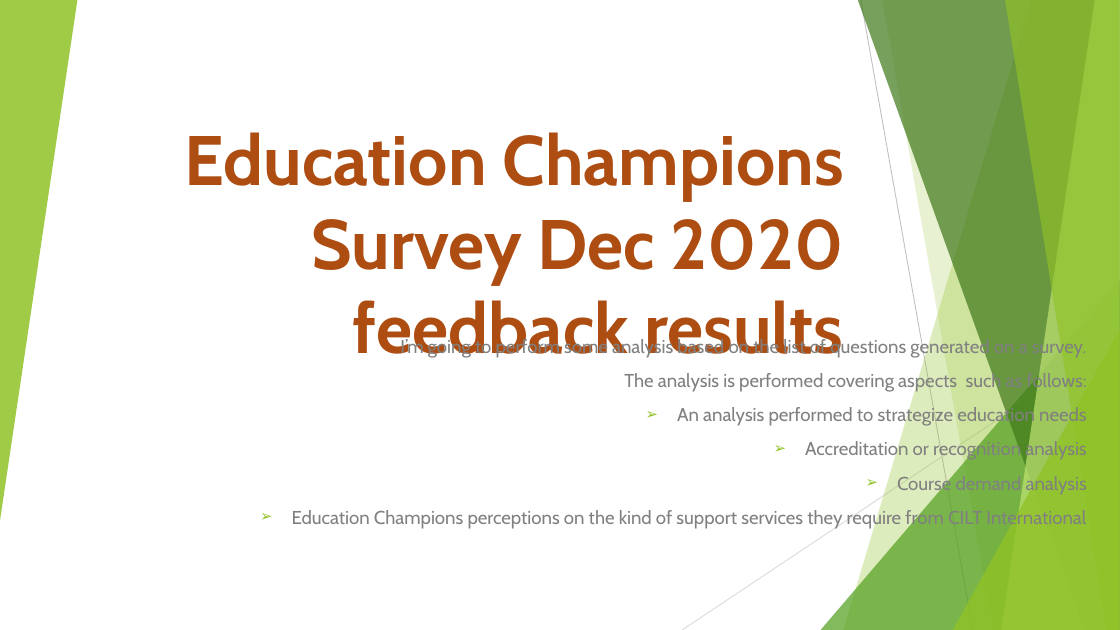
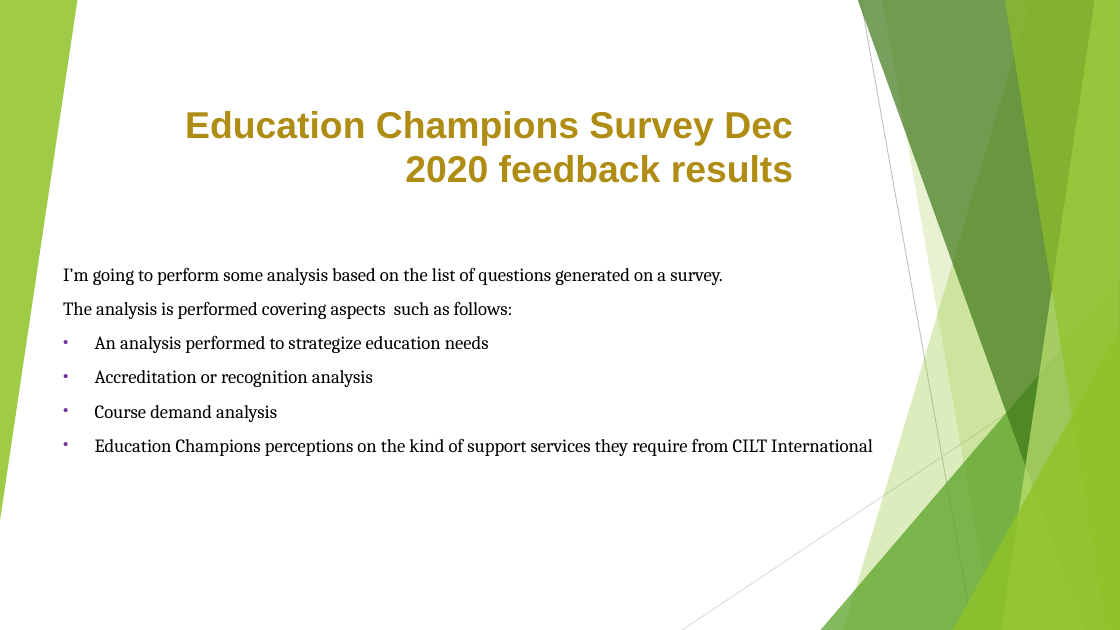
Before and after one commit to Nkululeko353/MyDatasets, a slide deck: slide 6 of The Chartered Institute of Logistics and Transport.pptx. Drawn at 1120x630 pixels with LibreOffice and Linux fonts; fonts in the diff are those of the drawing. Boxes give left, top, right and bottom in pixels: in the first picture for what was removed or moved away, otherwise in the second. Text is boxed around its words. In the diff, an @@ line names an element or a change of style, - is before the commit and + after.

```diff
--- a/The Chartered Institute of Logistics and Transport.pptx
+++ b/The Chartered Institute of Logistics and Transport.pptx
@@ title "Education Champions Survey Dec 2020 ...": place and size @@
-title "Education Champions Survey Dec 2020 ..." at (185,132,844,358)
+title "Education Champions Survey Dec 2020 ..." at (185,111,793,183)
@@ title "Education Champions Survey Dec 2020 ..." at (185,111,793,183): size 60 to 32 pt, font Cabin to Arial, text colour #AD4C12 to #AF8C14 @@
@@ subtitle "I’m going to perform some ...": place and size @@
-subtitle "I’m going to perform some ..." at (292,338,1087,529)
+subtitle "I’m going to perform some ..." at (63,267,873,456)
@@ subtitle "I’m going to perform some ..." at (63,267,873,456): font Cabin to Cambria, text colour #808080 to #000000; alignment right to left; bullet ➢ to •; bullet colour #90C226 to #7030A0 @@
```
Also in this commit, not shown: 7 other slides changed, 2 slides added, 1 other file.
